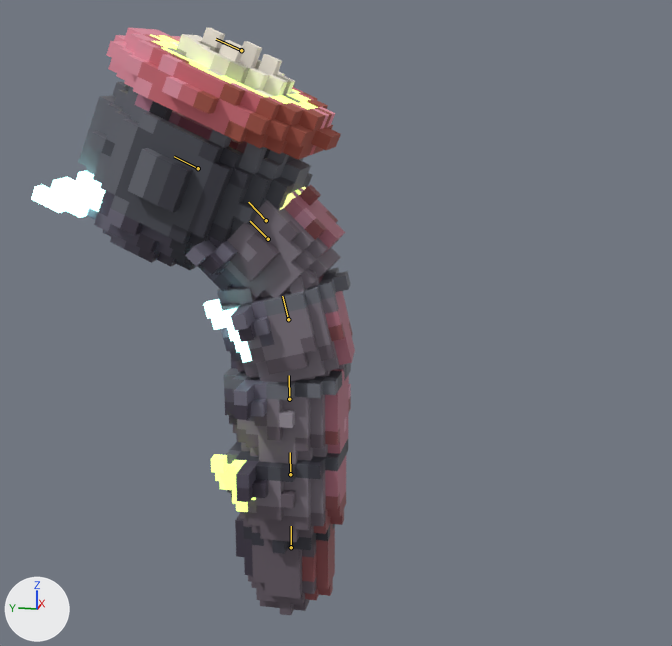
One commit to the Blender file src/galois/data/npcs/indisworm.blend: the scene before it, then after it.
Camera for both pictures: a 50 mm lens placed at (-2.66, -0.62, 1.6), pointed at (0.04, -0.08, 0.93). Lighting does not change. The marker at lower left points along +X, +Y and +Z. The picture after the commit comes second. Both versions are drawn at frame 16 of the action 'Attack'; the numbers are the values there. The bones that bend it are drawn over the model as lines.

In view in the first picture: 'Indisworm_Mesh'.
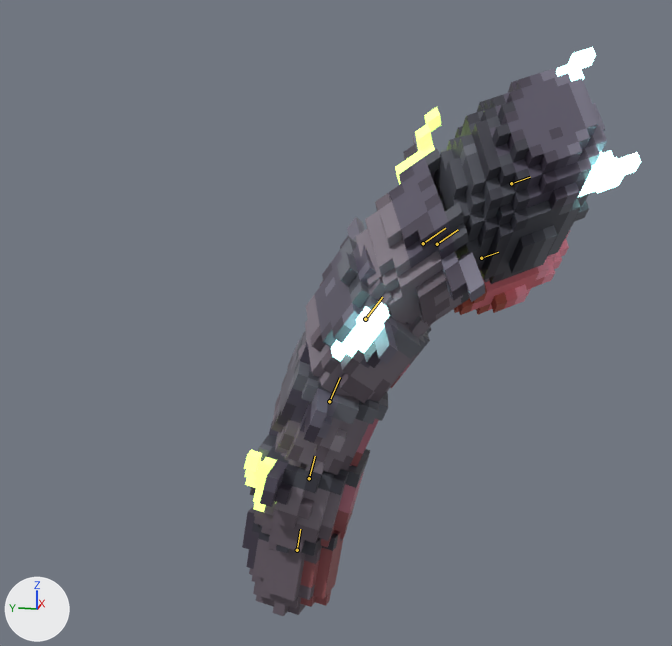
What the commit changed:
Bone 'Root' (bone_root) moves from (0.0, 0.0, 0.0) to (0.015, -0.015, 0.015).
Bone 'Tail' (bone_tail) turns from (0, 0, 0) to (9, -8, -4) degrees about its own x, y and z.
Bone 'Body01' (bone_body01) turns from (0, 0, 0) to (6, 8, 4) degrees about its own x, y and z.
Bone 'Body01' (bone_body01) is rescaled from (1.0, 1.0, 1.0) to (1.08, 1.08, 0.93).
Bone 'Body02' (bone_body02) turns from (0, 0, 0) to (10, 14, 6) degrees about its own x, y and z.
Bone 'Body02' (bone_body02) is rescaled from (1.0, 1.0, 1.0) to (1.1, 1.1, 0.9).
Bone 'Body03' (bone_body03) turns from (-13, 6, 0) to (18, 15, 7) degrees about its own x, y and z.
Bone 'Neck' (bone_neck) turns from (-33, -9, 0) to (28, 12, 6) degrees about its own x, y and z.
Bone 'Head' (bone_head) turns from (-20, 0, 0) to (20, 8, 4) degrees about its own x, y and z.
Bone 'Head' (bone_head) is rescaled from (1.13, 1.09, 1.08) to (0.86, 0.86, 0.91).
Bone 'AcidSac' (bone_acidsac) is rescaled from (1.0, 1.0, 1.0) to (0.95, 0.95, 0.8).

Location of each change, [x1, y1, x2, y2] in pixels of the pictures (672 x 646 px):
'Indisworm_Mesh', posed (23% wider)
    before: [31, 27, 355, 615]
    after: [242, 47, 641, 616]
bone 'Tail', root to tip
    before: (291, 547) to (291, 526)
    after: (297, 550) to (300, 529)
bone 'Body01', root to tip
    before: (290, 474) to (290, 452)
    after: (309, 478) to (315, 456)
bone 'Body02', root to tip
    before: (289, 399) to (289, 375)
    after: (329, 401) to (340, 377)
bone 'Body03', root to tip
    before: (288, 319) to (282, 296)
    after: (365, 319) to (382, 297)
bone 'Neck', root to tip
    before: (268, 239) to (250, 221)
    after: (423, 243) to (445, 228)
bone 'Head', root to tip
    before: (198, 168) to (174, 156)
    after: (511, 183) to (530, 177)
bone 'AcidSac', root to tip
    before: (266, 220) to (248, 202)
    after: (437, 244) to (458, 229)
